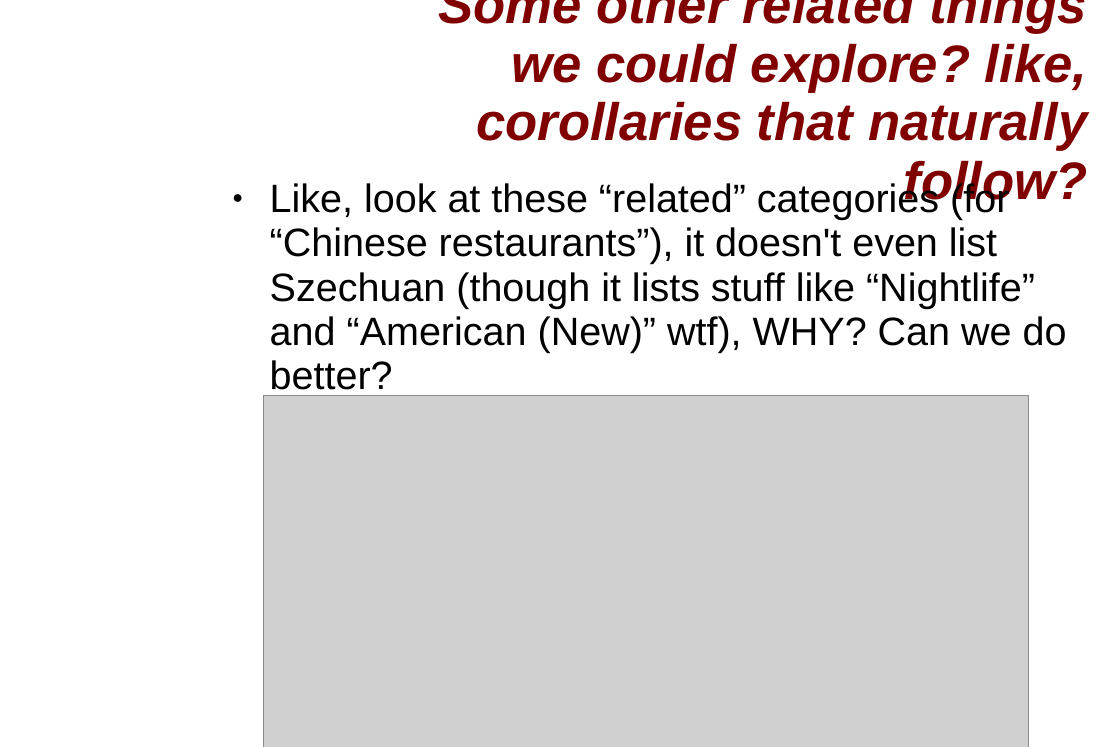
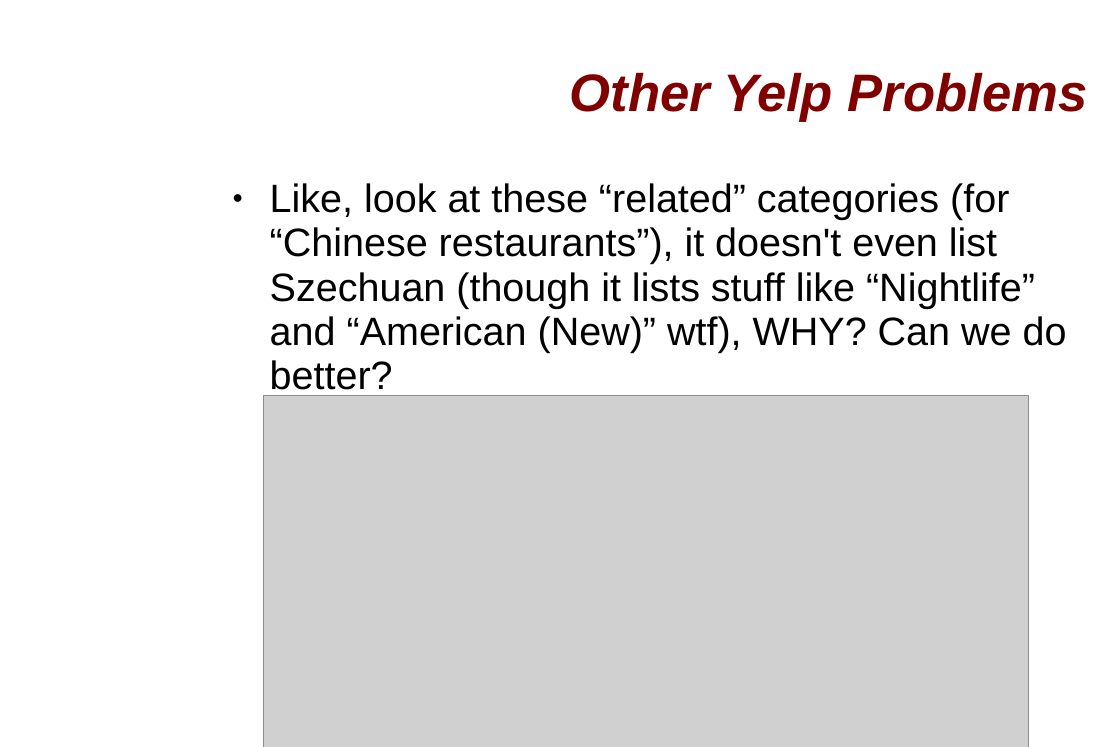
Before and after one commit to chylu/cs123-yelp-project, a slide deck: slide 5 of proposal_presentation.ppt (slide 6 before the commit). Drawn at 1120x747 pixels with LibreOffice and Linux fonts; fonts in the diff are those of the drawing; grey boxes stand for pictures; background and template pictures are left out. Boxes give left, top, right and bottom in pixels: in the first picture for what was removed or moved away, otherwise in the second. Text is boxed around its words. In the diff, an @@ line names an element or a change of style, - is before the commit and + after.

```diff
--- a/proposal_presentation.ppt
+++ b/proposal_presentation.ppt
@@ title at [570,72,1088,122]: text changed @@
-Some other related things we could explore? like, corollaries that naturally follow?
+Other Yelp Problems
```
Also in this commit, not shown: 2 other slides changed, 7 slides added, 1 slide removed.
